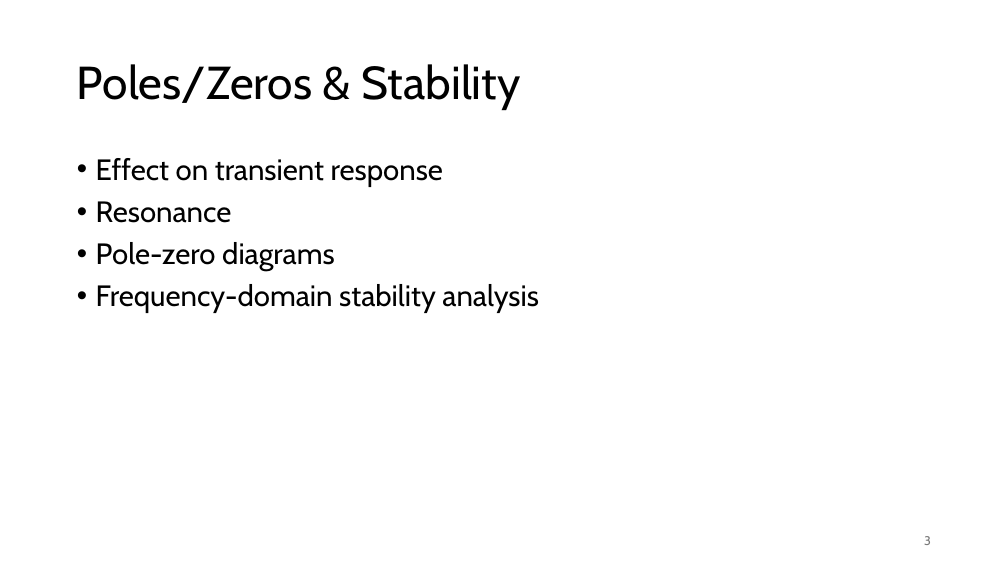
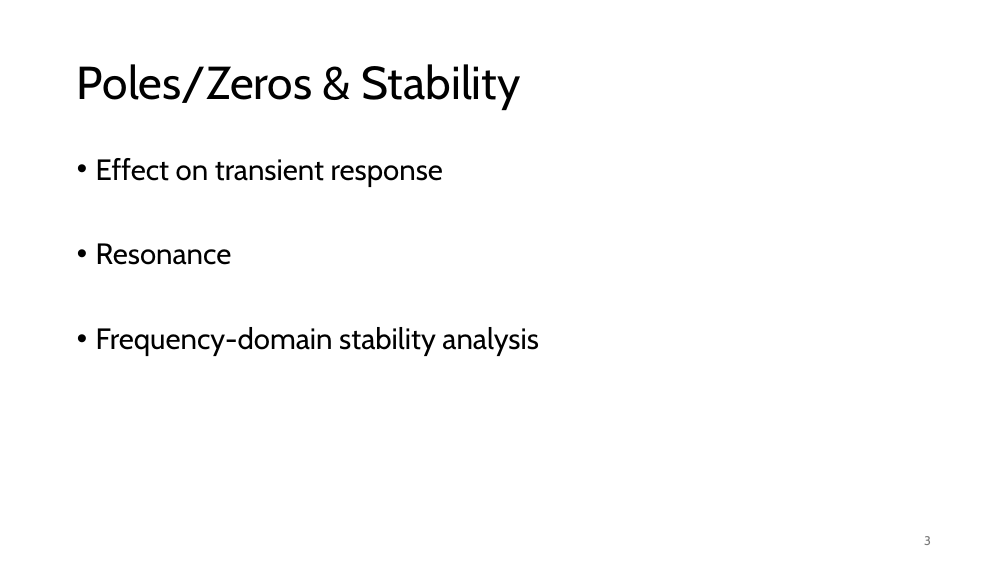
Before and after one commit to FelixWick/control_engineering, a slide deck: slide 3 of slides/4_stability.pptx. Drawn at 1008x567 pixels with LibreOffice and Linux fonts; fonts in the diff are those of the drawing. Boxes give left, top, right and bottom in pixels: in the first picture for what was removed or moved away, otherwise in the second. Text is boxed around its words. In the diff, an @@ line names an element or a change of style, - is before the commit and + after.

Commit message:
poles and zeros

```diff
--- a/slides/4_stability.pptx
+++ b/slides/4_stability.pptx
@@ text at bbox=[96, 242, 335, 271]: paragraph removed @@
-• Pole-zero diagrams
```
Also in this commit, not shown: 5 other slides changed, 4 slides added, 1 slide removed, 3 other files.
